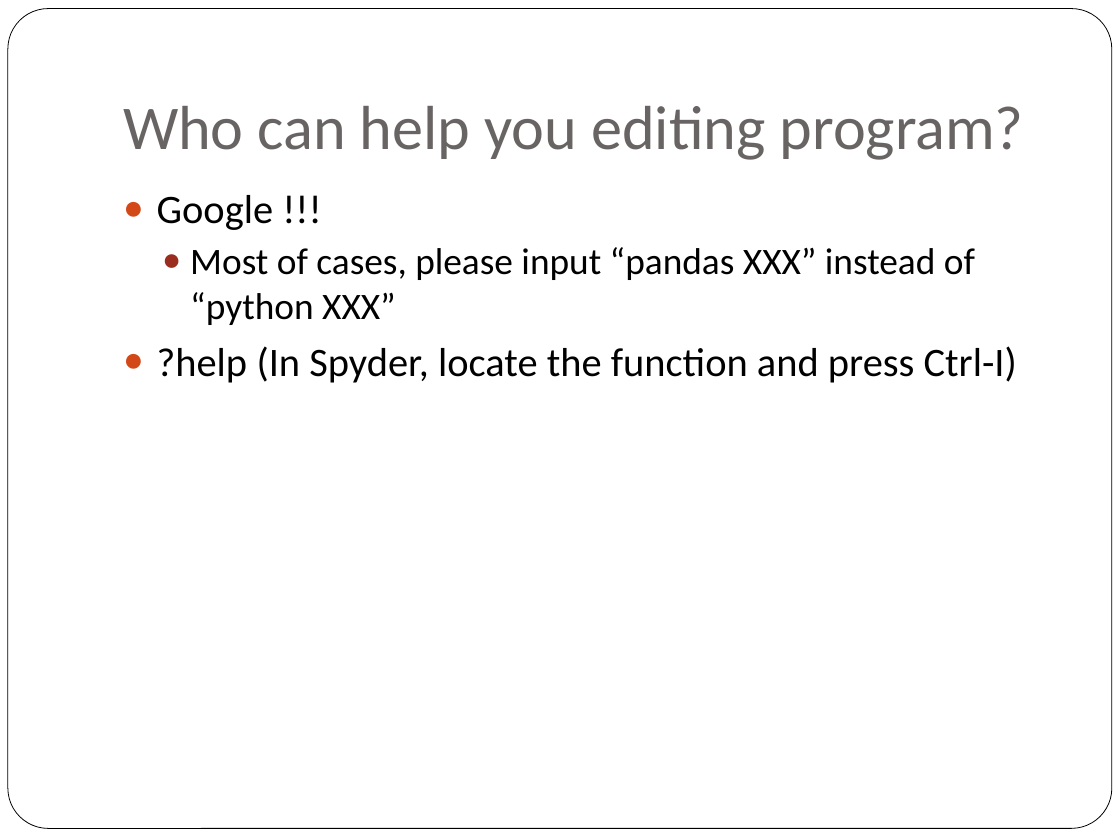
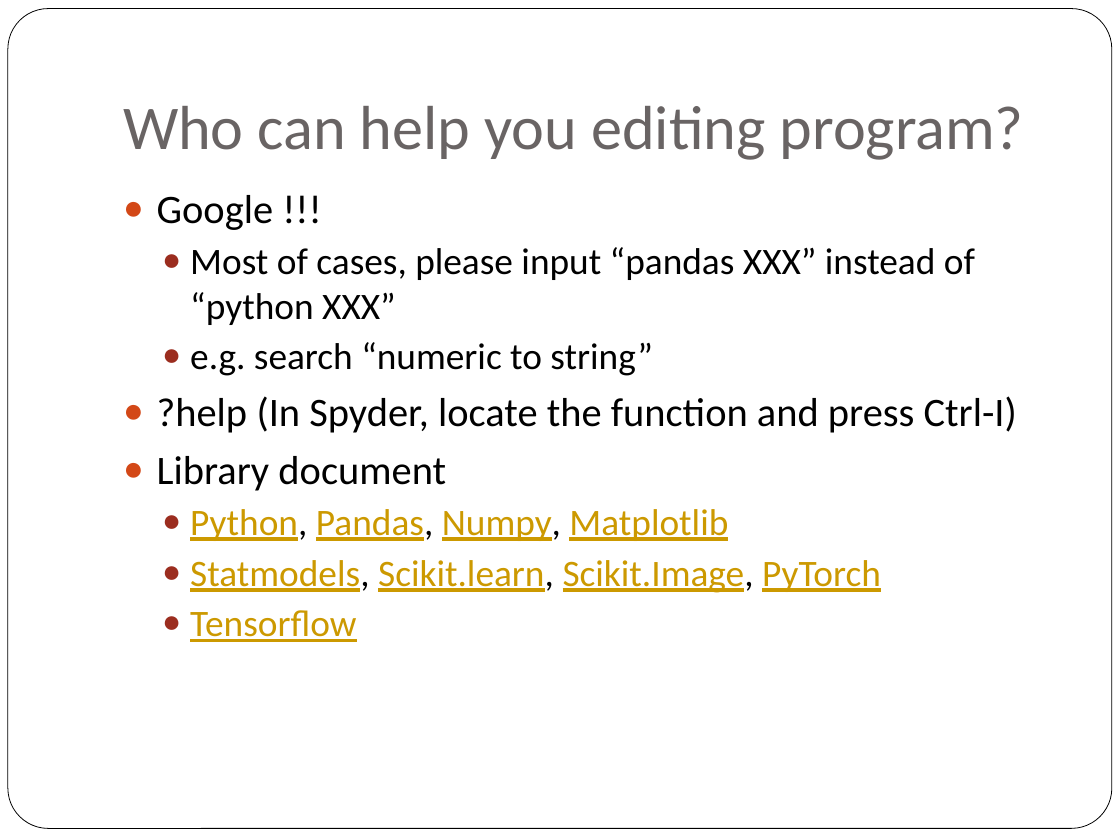
Before and after one commit to kyalan/CUHK-PyTutorial-2018, a slide deck: slide 9 of Week1/PyTutorial_Week1.pptx. Drawn at 1120x840 pixels with LibreOffice and Linux fonts; fonts in the diff are those of the drawing. Boxes give left, top, right and bottom in pixels: in the first picture for what was removed or moved away, otherwise in the second. Text is boxed around its words. In the diff, an @@ line names an element or a change of style, - is before the commit and + after.

```diff
--- a/Week1/PyTutorial_Week1.pptx
+++ b/Week1/PyTutorial_Week1.pptx
@@ text at [190,342,652,376]: paragraph added @@
+  ● e.g. search “numeric to string”
@@ text at [157,456,881,642]: paragraphs added @@
+● Library document
+  ● Python, Pandas, Numpy, Matplotlib
+  ● Statmodels, Scikit.learn, Scikit.Image, PyTorch
+  ● Tensorflow
```
Also in this commit, not shown: 1 other slide changed, 1 other file.
